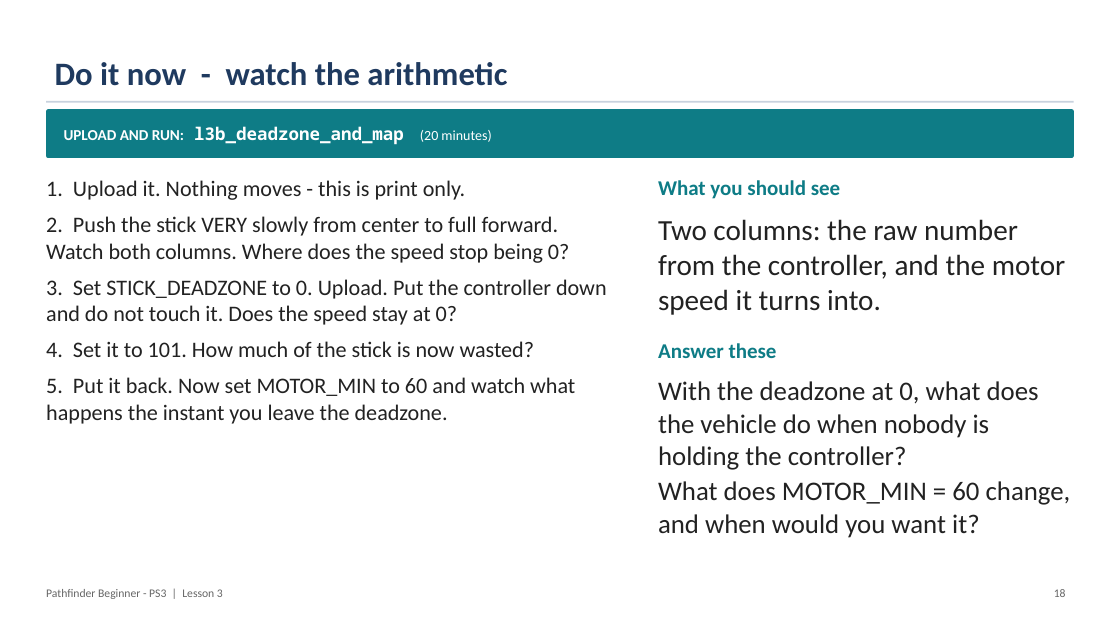
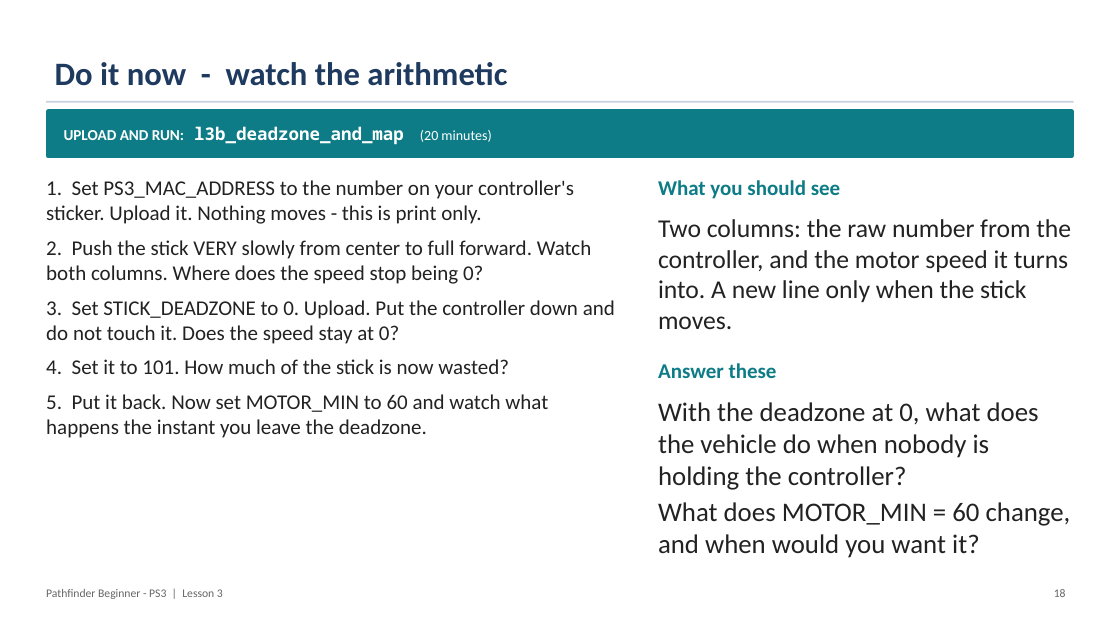
Before and after one commit to PorpoiseRobotics/porpoise-robotics, a slide deck: slide 18 of ground-vehicle/docs/courses/beginner-ps3/l3_controller_programming.pptx. Drawn at 1120x630 pixels with LibreOffice and Linux fonts; fonts in the diff are those of the drawing. Boxes give left, top, right and bottom in pixels: in the first picture for what was removed or moved away, otherwise in the second. Text is boxed around its words. In the diff, an @@ line names an element or a change of style, - is before the commit and + after.

```diff
--- a/ground-vehicle/docs/courses/beginner-ps3/l3_controller_programming.pptx
+++ b/ground-vehicle/docs/courses/beginner-ps3/l3_controller_programming.pptx
@@ text at box(46, 180, 574, 224): text changed; size 19 to 18 pt @@
-1. Upload it. Nothing moves - this is print only.
+1. Set PS3_MAC_ADDRESS to the number on your controller's sticker. Upload it. Nothing moves - this is print only.
@@ text at box(658, 219, 1071, 329): text changed; size 25 to 22 pt @@
-Two columns: the raw number from the controller, and the motor speed it turns into.
+Two columns: the raw number from the controller, and the motor speed it turns into. A new line only when the stick moves.
@@ text at box(46, 300, 615, 438): size 19 to 18 pt in "2. Push the stick VERY slowly from ...", "3. Set STICK_DEADZONE to 0. Upload. Put ...", "4. Set it to 101. How much ...", "5. Put it back. Now set MOTOR_MIN ..." @@
@@ text "Answer these": place and size @@
-text "Answer these" at box(658, 343, 777, 358)
+text "Answer these" at box(658, 363, 777, 378)
@@ text "With the deadzone at 0, ...": place and size @@
-text "With the deadzone at 0, ..." at box(658, 381, 1071, 538)
+text "With the deadzone at 0, ..." at box(658, 402, 1071, 558)
```
Also in this commit, not shown: 6 other slides changed, 13 other files.
